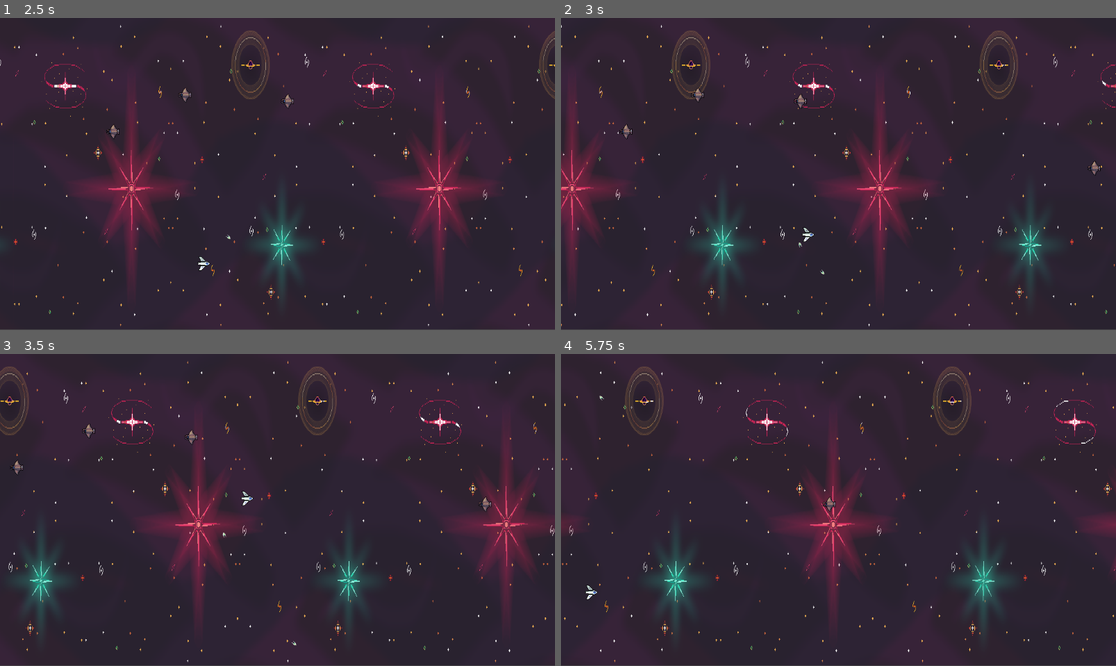
Above: before the commit, frames 1-4 (two rows, left to right).
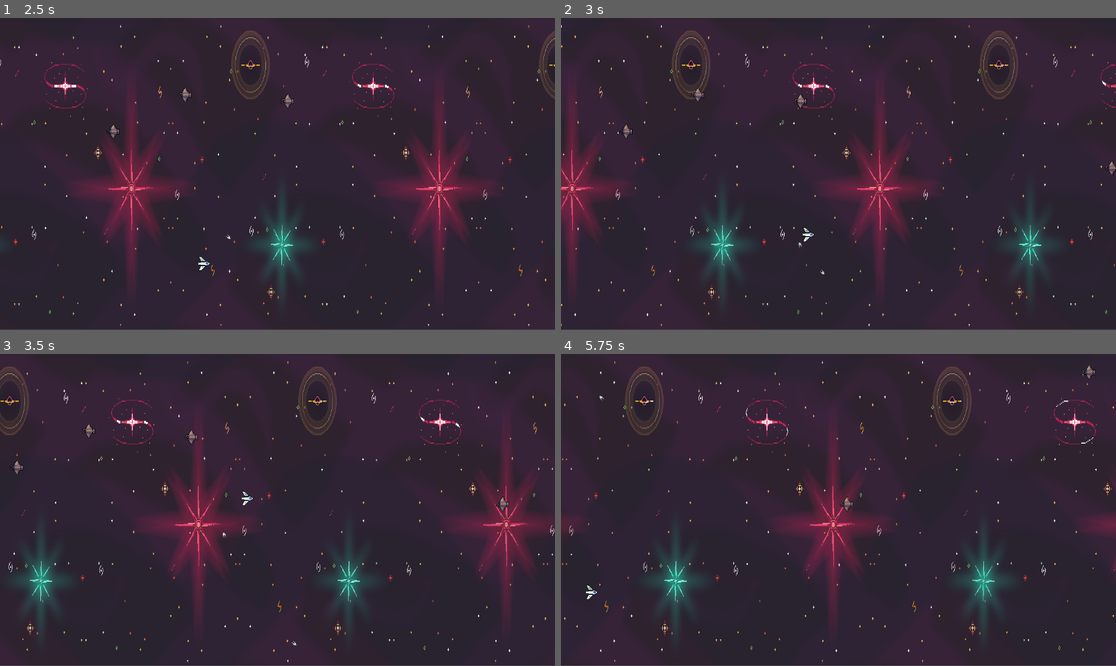
Above: after the commit, the same moments.

Repository: amantenoah/03-Shoot-EEm-Up
Game: Godot game, scene res://game_scene.tscn
Two runs of this game, one before a commit and one after it. Both use one fixed random seed, a clock stepped at 60 frames per second and the inputs below.
Inputs (mouse positions are in pixels of both pictures, inside the frame that each line leads up to):
- Up to frame 1 (2.5 s): move the mouse to (399, 158) at 0.52 s; hold D (right) 0.53-1.28 s; hold Right mouse button (damage) 0.53-1.28 s; move the mouse to (166, 189) at 1.27 s; hold S (down) 1.28-2.03 s; click (166, 189) at 1.35 s; move the mouse to (333, 105) at 2.02 s; hold D (right) from 2.03 s (still down); hold Right mouse button (damage) from 2.03 s (still down)
- Up to frame 2 (3 s): move the mouse to (810, 236) at 2.77 s; release D (right) at 2.78 s; release Right mouse button (damage) at 2.78 s; hold W (up) from 2.78 s (still down); click (810, 236) at 2.85 s
- Up to frame 3 (3.5 s): keep holding W (up)
- Up to frame 4 (5.75 s): move the mouse to (1005, 556) at 3.52 s; release W (up) at 3.53 s; hold Right mouse button (damage) 3.53-4.28 s; hold A (left) 3.53-5.03 s; move the mouse to (672, 463) at 4.27 s; click (672, 463) at 4.35 s; move the mouse to (866, 510) at 5.02 s; hold S (down) from 5.03 s (still down); hold Right mouse button (damage) from 5.03 s (still down)

Frame 1 is identical in both runs. In frame 2, 0.1% of the frame differs, in the area x 94-100%, y 45-51%; in frame 3, 0.1%; in frame 4, 0.2%, in the area x 47-97%, y 3-51%.

Commit message:
spawners now working

Diff:
--- a/shoot-em-up/level_progress.gd
+++ b/shoot-em-up/level_progress.gd
@@ -16,6 +16,7 @@
 	#print(scroll_progress)
 
 	if scroll_progress >= global_position.x:
+		print("supposed to spawn")
 		spawn_enemy()
 		triggered = true
 		set_process(false)
@@ -33,7 +34,11 @@
 
 func spawn_enemy():
 	var enemy = enemy_scene.instantiate()
-	enemy.global_position = global_position
+
+	var spawn_x = get_viewport_rect().size.x + 100
+	var spawn_y = global_position.y
+
+	enemy.global_position = Vector2(spawn_x, spawn_y)
 
 	if enemy_container:
 		enemy_container.add_child(enemy)
--- a/shoot-em-up/parallax_2d.gd
+++ b/shoot-em-up/parallax_2d.gd
@@ -11,4 +11,3 @@
 # Called every frame. 'delta' is the elapsed time since the previous frame.
 func _process(delta: float) -> void:
 	scroll_offset.x = max(scroll_offset.x - scroll_speed * delta, -level_length)
-	print(scroll_offset.x)
